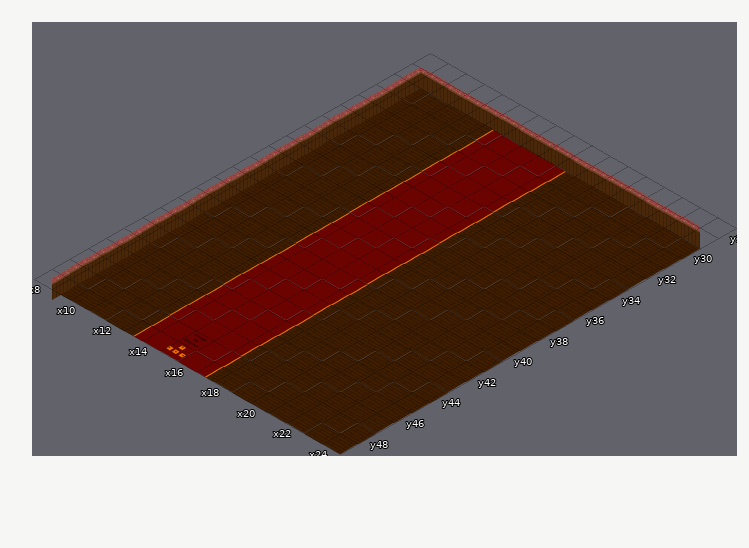
One commit to this Tiled map (JSON): assets/tiledmap/Levels/level4.json. The picture above is the old version.
Cells are 182x104 px. Isometric: x runs down to the right, y down to the left. Shown: x 8..24, y 28..49.
And afterwards:
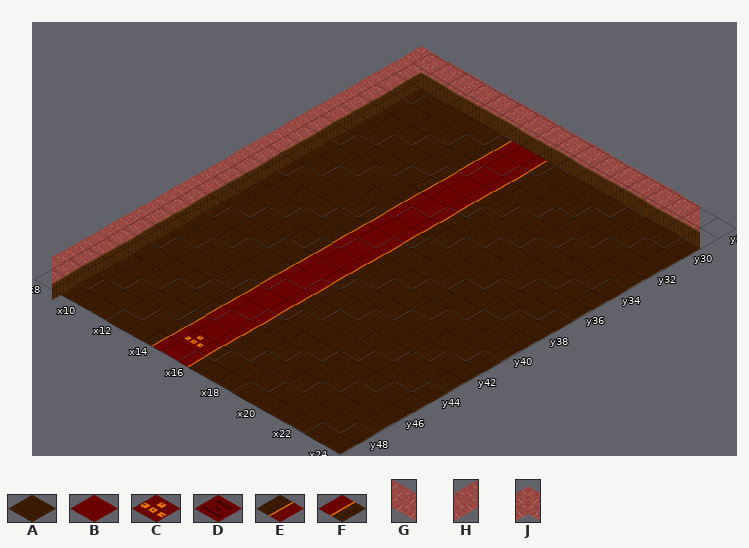
Key: from "floor": A 0, B 1, C 2, D 3, E 4, F 8; from "wall": G 3, H 3 flipped left-right, J 4.
_ is an empty cell.
The edit:
Layer "floor":
The edit turns tile E into tile A in rows 30 to 49 at x 13.
The edit turns tile F into tile A in rows 30 to 49 at x 17.
The edit turns tile C into tile B in row 49 at x 15.
The edit turns tile D into tile C in row 48 at x 15.
The edit turns tile B into tile E in rows 30 to 49 at x 14.
The edit turns tile B into tile F in rows 30 to 49 at x 16.
Layer "wall":
There is now tile G in row 28 at x 9 to 23.
There is now tile H in rows 29 to 48 at x 8.
There is now tile J in row 28 at x 8.
Changed places in both pictures, as pixel boxes (x1, y1, x2, y2):
changed: (52, 46, 700, 378)
